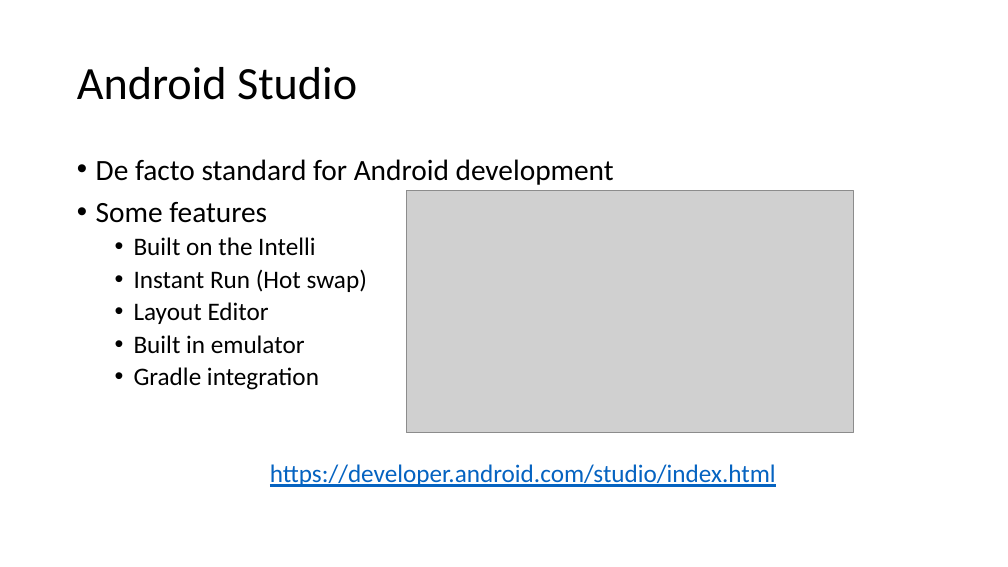
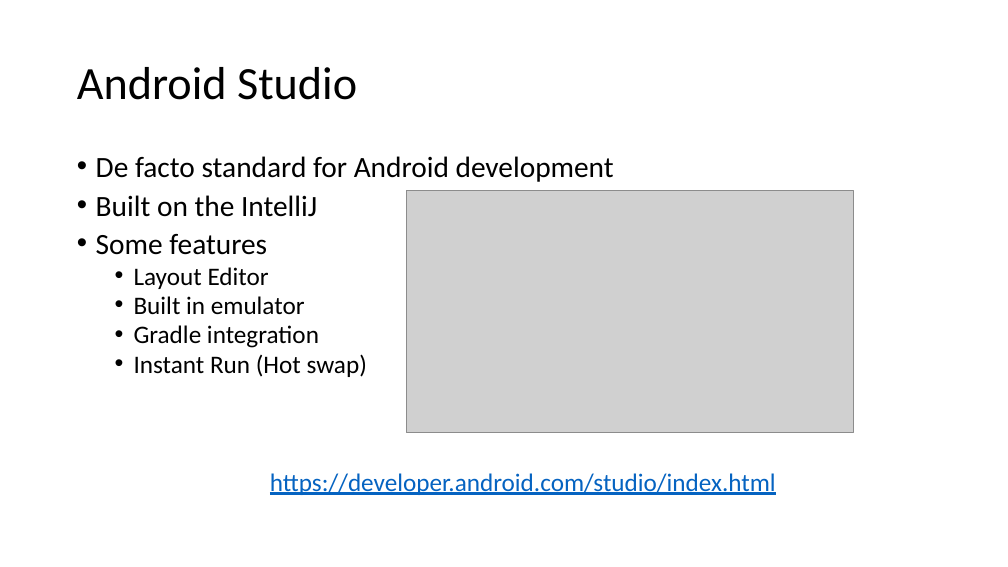
Before and after one commit to Batch-xx/Android-Lunch-Learn, a slide deck: slide 2 of slides/Android Studio_Activities_Fragments.pptx. Drawn at 1008x567 pixels with LibreOffice and Linux fonts; fonts in the diff are those of the drawing; grey boxes stand for pictures. Boxes give left, top, right and bottom in pixels: in the first picture for what was removed or moved away, otherwise in the second. Text is boxed around its words. In the diff, an @@ line names an element or a change of style, - is before the commit and + after.

```diff
--- a/slides/Android Studio_Activities_Fragments.pptx
+++ b/slides/Android Studio_Activities_Fragments.pptx
@@ text at <box>96,156,776,495</box>: line spacing 0.9 to 0.8 @@
@@ text at <box>96,195,317,217</box>: paragraph added @@
+• Built on the IntelliJ
@@ text at <box>134,237,367,292</box>: paragraphs removed @@
-  • Built on the Intelli
-  • Instant Run (Hot swap)
@@ text at <box>134,354,367,377</box>: paragraph added @@
+  • Instant Run (Hot swap)
```
Also in this commit, not shown: 1 other slide changed, 1 slide added.
